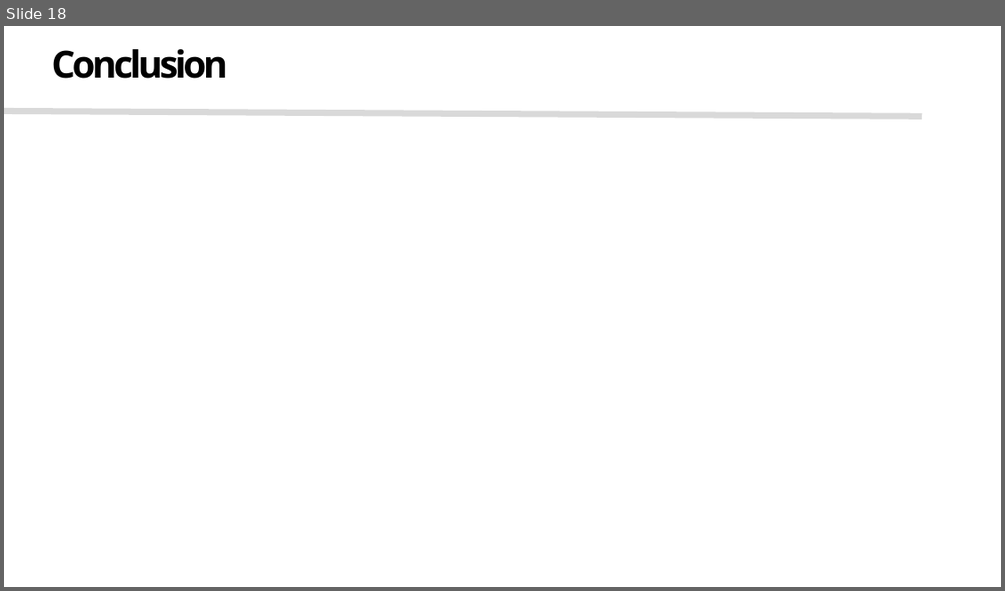
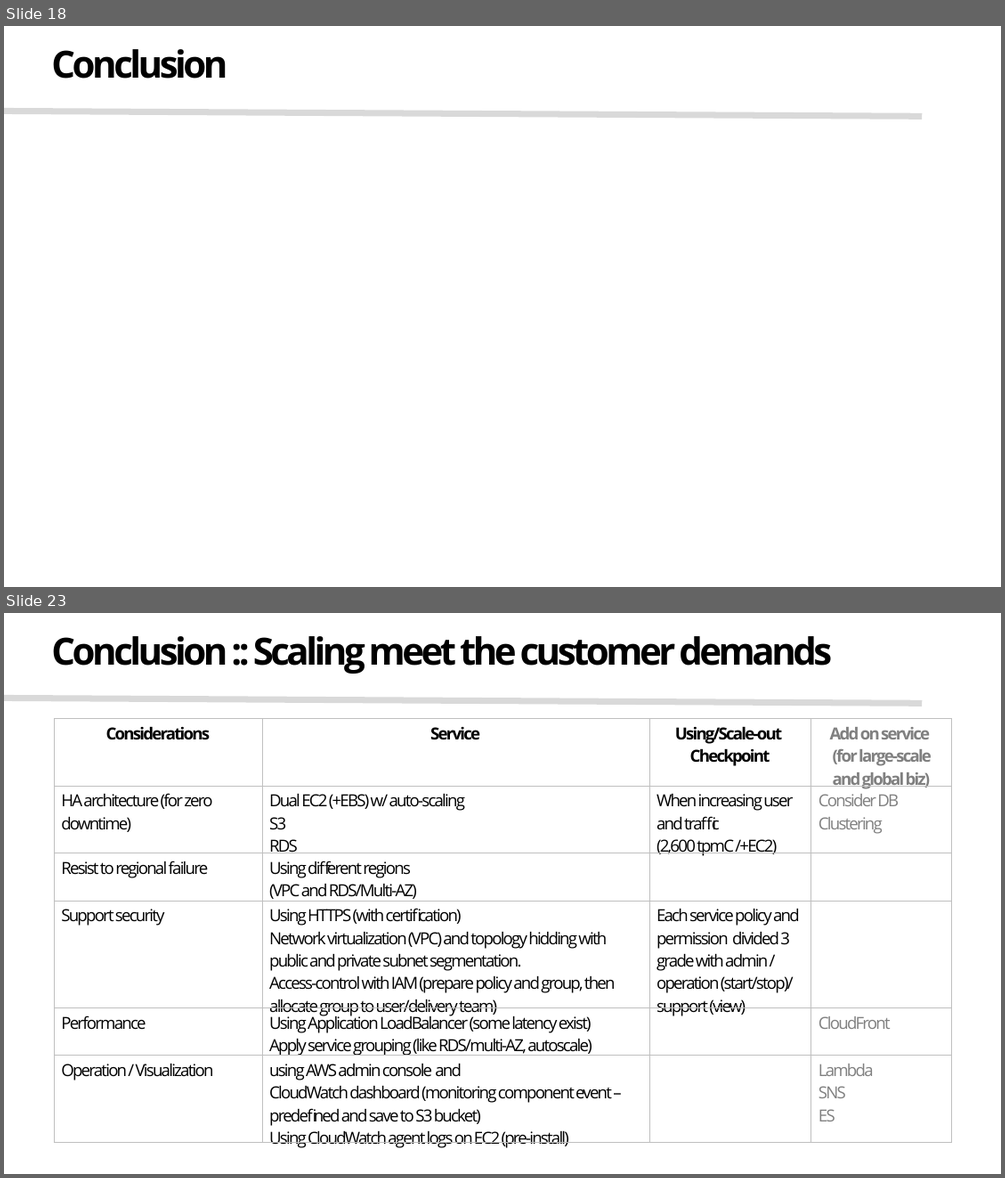
Before and after one commit to pushdown99/pushdown99.github.io, a slide deck: assets/yaml/Solutions Architect Hiring Assignment.pptx. Shown one above the other, each under a label of ours: slide 18 before the commit, slides 18 and 23 after it; the slides between them are not shown. The pictures are 1005x591 and 1005x1178 pixels, drawn with LibreOffice and Linux fonts; fonts in the diff are those of the drawing. Boxes give left, top, right and bottom in pixels: in the first picture for what was removed or moved away, otherwise in the second. Text is boxed around its words. In the diff, an @@ line names an element or a change of style, - is before the commit and + after.

```diff
--- a/assets/yaml/Solutions Architect Hiring Assignment.pptx
+++ b/assets/yaml/Solutions Architect Hiring Assignment.pptx
@@ slide 23 added at (4,613,1001,1174), background #FFFFFF @@
@@ text added at (51,636,832,674), 36 pt, text #000000, bold @@
+Conclusion :: Scaling meet the customer demands
@@ line added from (4, 698) to (922, 704), #D9D9D9 6 pt @@
@@ table added at (54,718,952,1162), 6 rows, 4 columns @@
+Considerations | Service | Using/Scale-out / Checkpoint | Add on service / (for large-scale and global biz)
+HA architecture (for zero downtime) | Dual EC2 (+EBS) w/ auto-scaling / S3 / RDS | When increasing user and traffic / (2,600 tpmC /+EC2) | Consider DB Clustering
+Resist to regional failure | Using different regions / (VPC and RDS/Multi-AZ) |  | 
+Support security | Using HTTPS (with certification) / Network virtualization (VPC) and topology hidding with public and private subnet segmentation. / Access-control with IAM (prepare policy and group, then allocate group to user/delivery team) | Each service policy and permission divided 3 grade with admin / operation (start/stop)/ support (view) | 
+Performance | Using Application LoadBalancer (some latency exist) / Apply service grouping (like RDS/multi-AZ, autoscale) |  | CloudFront
+Operation / Visualization | using AWS admin console and / CloudWatch dashboard (monitoring component event – predefined and save to S3 bucket) / Using CloudWatch agent logs on EC2 (pre-install) |  | Lambda / SNS / ES
```
Also in this commit, not shown: 7 slides changed, 2 other slides added, 3 other files.
